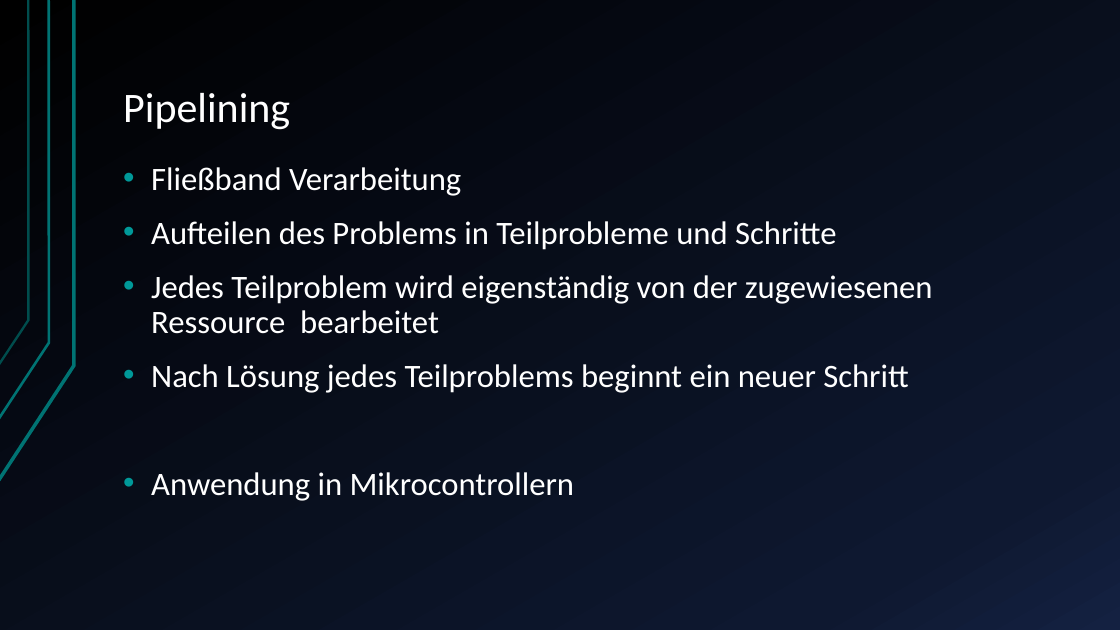
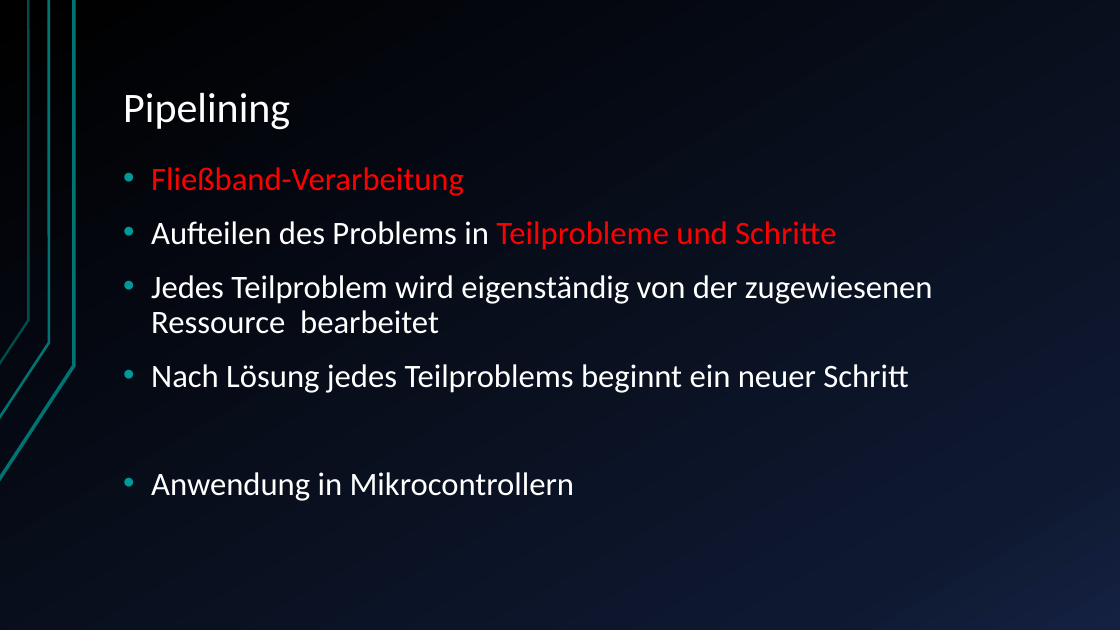
Before and after one commit to JuSteif/Parallelisierung, a slide deck: slide 19 of Ausblick Parallelisierung von Prozessen.pptx. Drawn at 1120x630 pixels with LibreOffice and Linux fonts; fonts in the diff are those of the drawing. Boxes give left, top, right and bottom in pixels: in the first picture for what was removed or moved away, otherwise in the second. Text is boxed around its words. In the diff, an @@ line names an element or a change of style, - is before the commit and + after.

```diff
--- a/Ausblick Parallelisierung von Prozessen.pptx
+++ b/Ausblick Parallelisierung von Prozessen.pptx
@@ text at (x1=151, y1=167, x2=464, y2=196): text changed; text colour #FFFFFF to #FF0000 @@
-• Fließband Verarbeitung
+• Fließband-Verarbeitung
@@ text at (x1=151, y1=221, x2=836, y2=250): text colour #FFFFFF to #FF0000 in "Teilprobleme und Schritte" @@
```
Also in this commit, not shown: 10 other slides changed, 1 other file.
